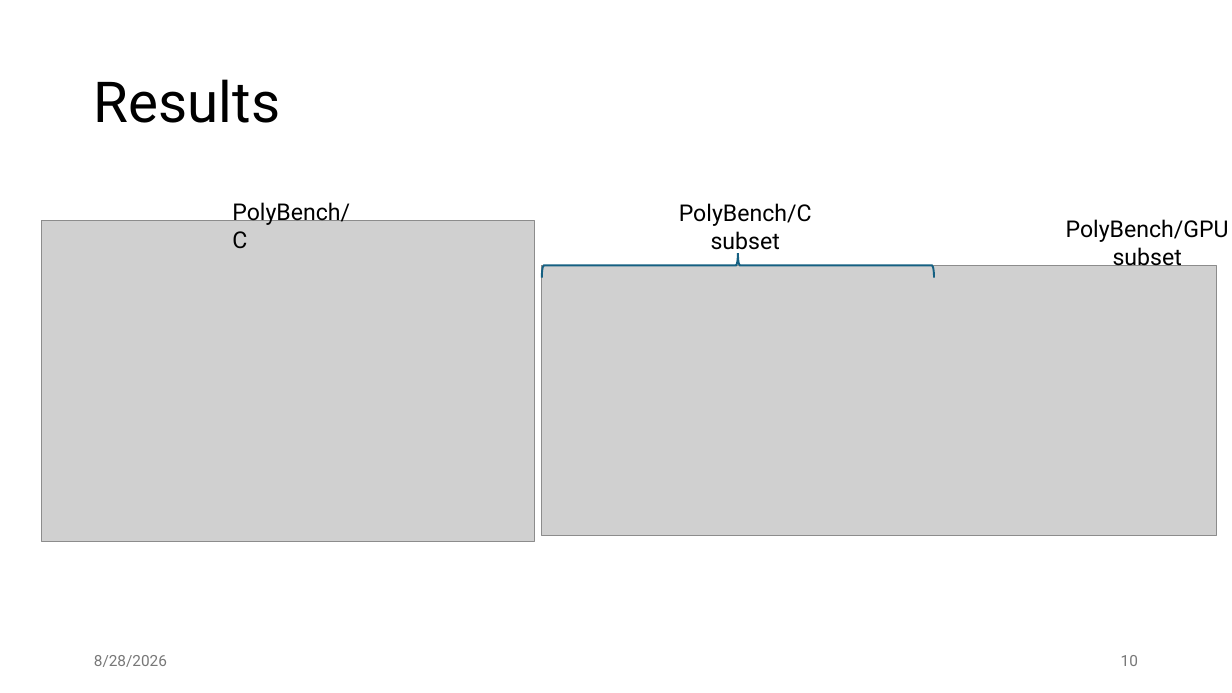
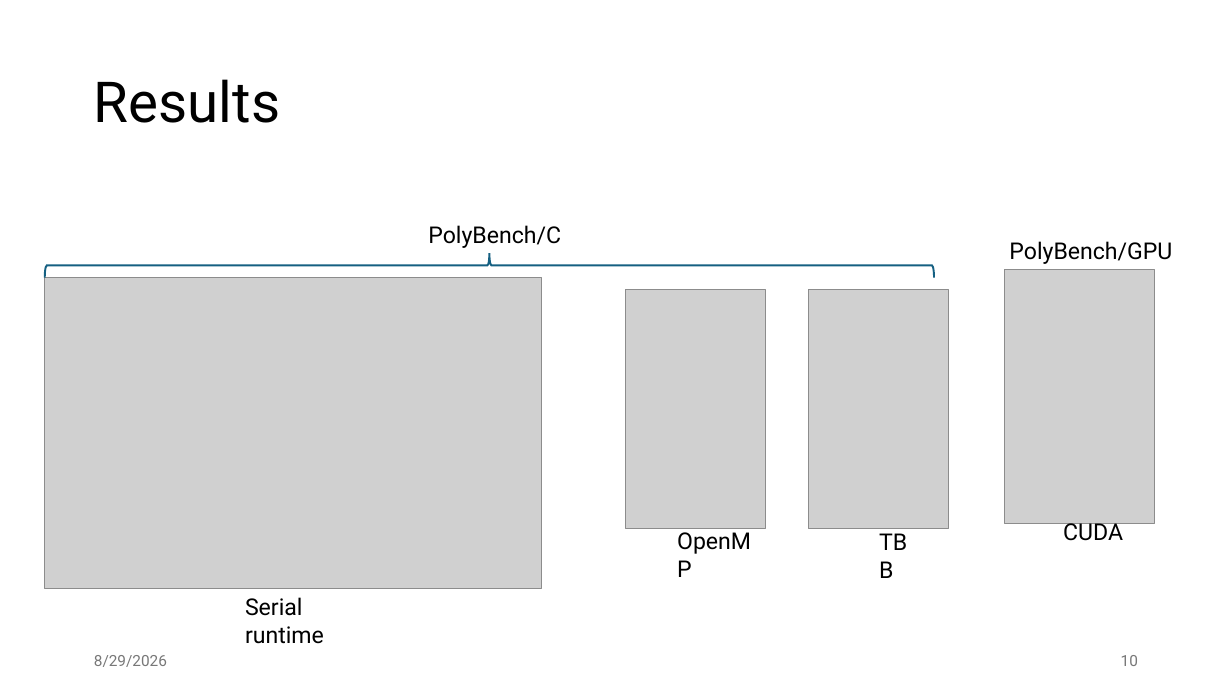
Before and after one commit to jiriklepl/phd-thesis, a slide deck: slide 10 of slides/Optimizing Memory Layouts and Traversal Orders in High-Performance Computing.pptx. Drawn at 1232x693 pixels with LibreOffice and Linux fonts; fonts in the diff are those of the drawing; grey boxes stand for pictures. Boxes give left, top, right and bottom in pixels: in the first picture for what was removed or moved away, otherwise in the second. Text is boxed around its words. In the diff, an @@ line names an element or a change of style, - is before the commit and + after.

```diff
--- a/slides/Optimizing Memory Layouts and Traversal Orders in High-Performance Computing.pptx
+++ b/slides/Optimizing Memory Layouts and Traversal Orders in High-Performance Computing.pptx
@@ text removed at (x1=232, y1=202, x2=350, y2=248) @@
-PolyBench/C
@@ text at (x1=428, y1=225, x2=561, y2=248): text changed @@
-PolyBench/C
-subset
+PolyBench/C
@@ right brace resized from (x1=542, y1=253, x2=933, y2=277) to (x1=44, y1=253, x2=933, y2=277) @@
@@ picture removed at (x1=542, y1=265, x2=1216, y2=535) @@
@@ text at (x1=1009, y1=241, x2=1172, y2=264): text changed @@
-PolyBench/GPU
-subset
+PolyBench/GPU
@@ picture resized from (x1=42, y1=221, x2=534, y2=542) to (x1=44, y1=277, x2=542, y2=588) @@
@@ picture added at (x1=626, y1=290, x2=766, y2=529) @@
@@ picture added at (x1=809, y1=290, x2=949, y2=529) @@
@@ picture added at (x1=1006, y1=270, x2=1154, y2=523) @@
@@ text added at (x1=668, y1=522, x2=775, y2=559), 18 pt, text #000000 @@
+OpenMP
@@ text added at (x1=871, y1=523, x2=929, y2=560), 18 pt, text #000000 @@
+TBB
@@ text added at (x1=1063, y1=519, x2=1123, y2=541), 18 pt, text #000000 @@
+CUDA
@@ text added at (x1=245, y1=597, x2=324, y2=644), 18 pt, text #000000 @@
+Serial runtime
```
Also in this commit, not shown: 28 other slides changed, 1 slide added, 2 slides removed.
